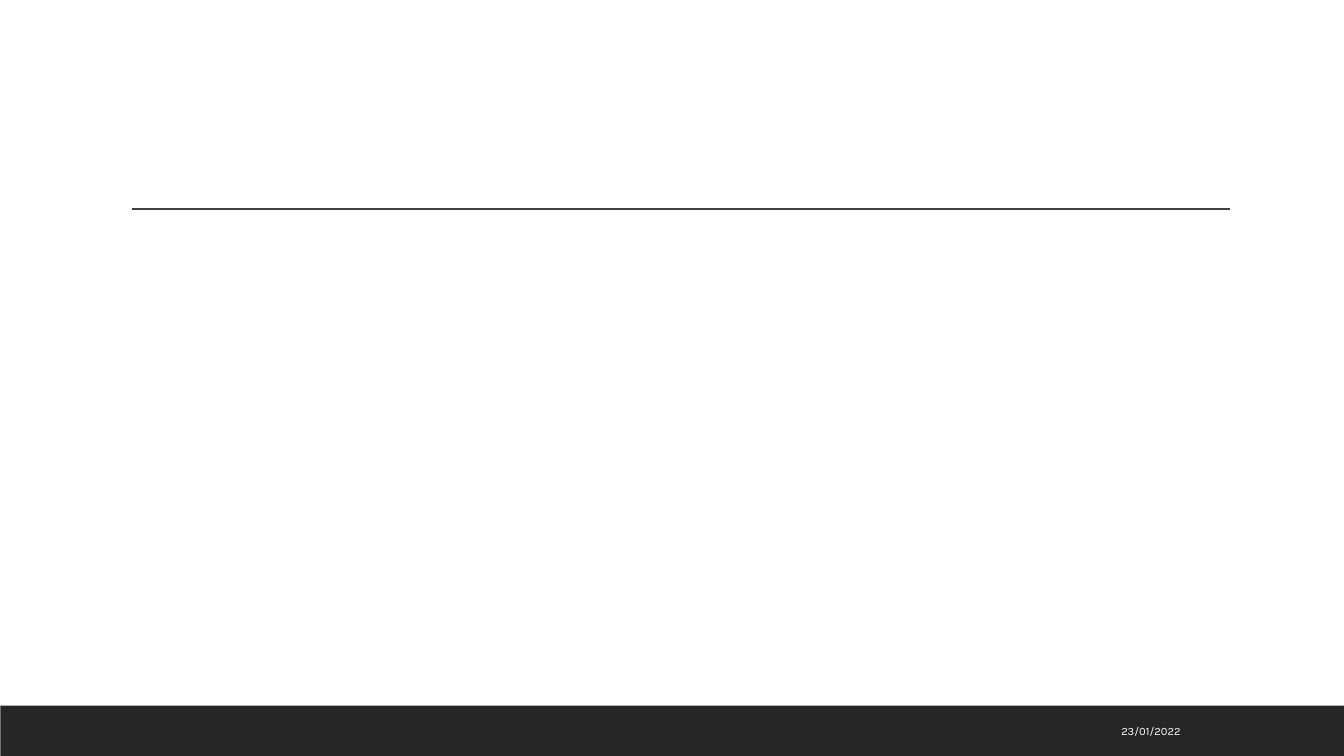
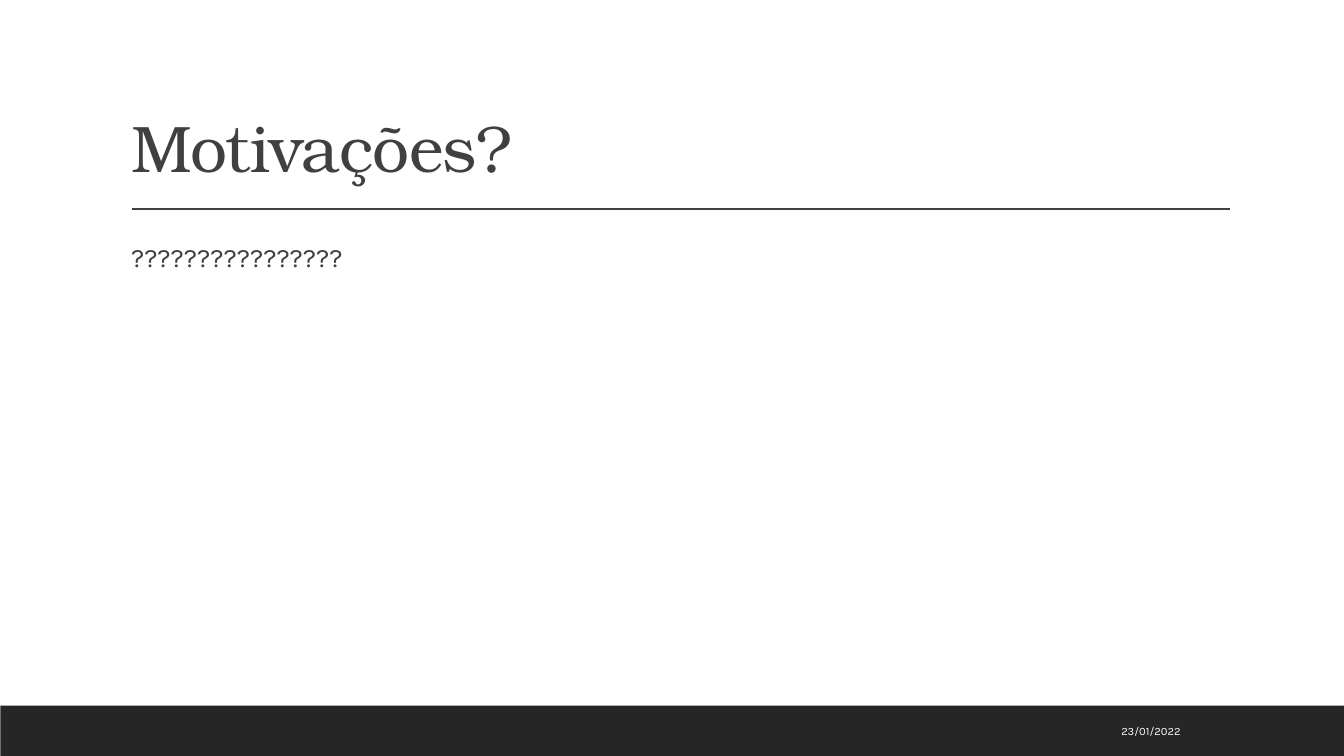
Before and after one commit to DiogoRCP/PSI_PROJETO_ADG, a slide deck: slide 6 of doc/AMSI - Apresentação de Projeto Final.pptx (slide 3 before the commit). Drawn at 1344x756 pixels with LibreOffice and Linux fonts; fonts in the diff are those of the drawing. Boxes give left, top, right and bottom in pixels: in the first picture for what was removed or moved away, otherwise in the second. Text is boxed around its words. In the diff, an @@ line names an element or a change of style, - is before the commit and + after.

```diff
--- a/doc/AMSI - Apresentação de Projeto Final.pptx
+++ b/doc/AMSI - Apresentação de Projeto Final.pptx
@@ title added at (131,126,512,187), 47 pt, text #404040 @@
+Motivações?
@@ text added at (121,233,1230,647), 19 pt, text #404040 @@
+  ????????????????
```
Also in this commit, not shown: 4 other slides changed, 9 slides added, 1 slide removed.
